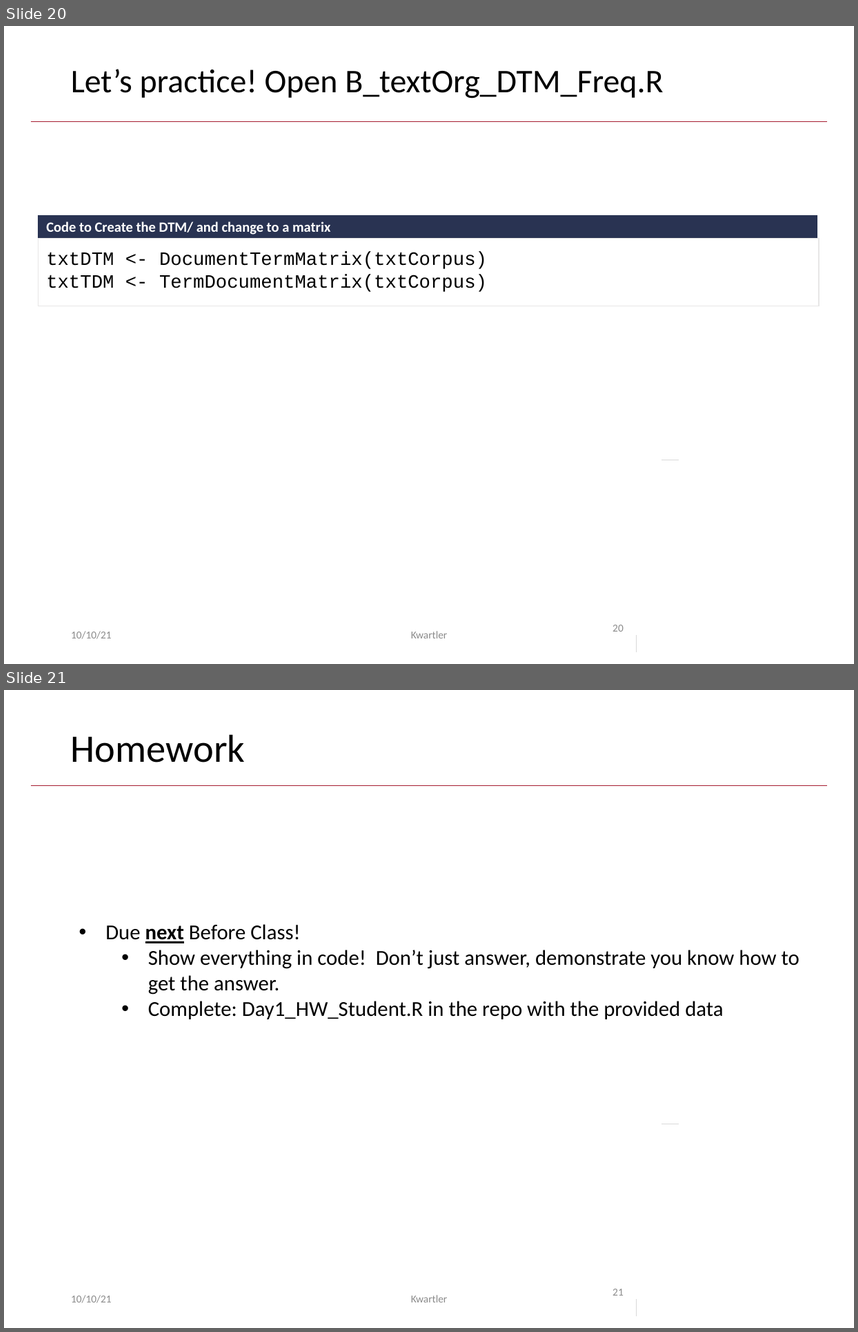
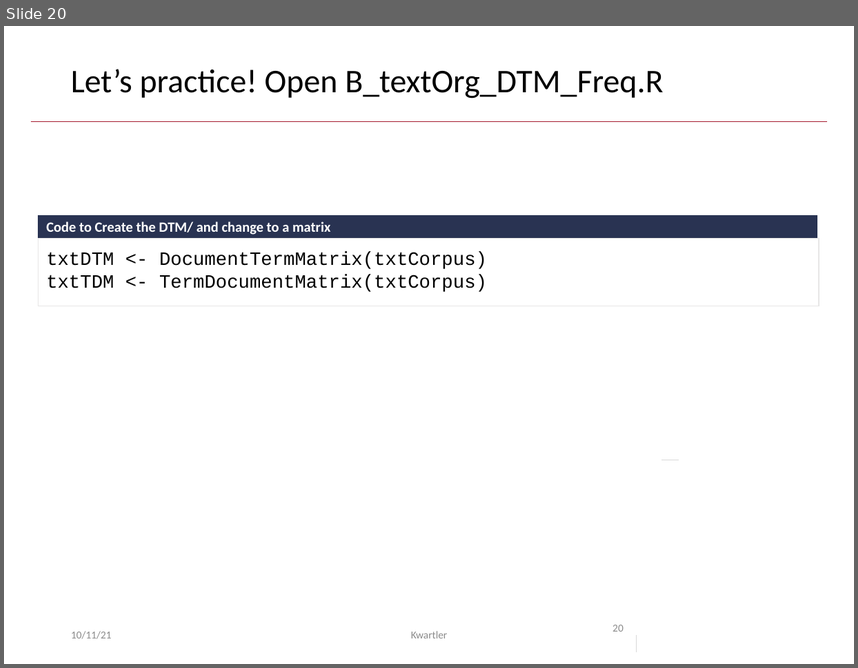
Before and after one commit to kwartler/LUX_NLP_student, a slide deck: lessons/oct12/Class2B_Preprocessing_TF.pptx. Shown one above the other, each under a label of ours: slides 20 and 21 before the commit, slide 20 after it. The pictures are 858x1332 and 858x668 pixels, drawn with LibreOffice and Linux fonts; fonts in the diff are those of the drawing. Boxes give left, top, right and bottom in pixels: in the first picture for what was removed or moved away, otherwise in the second. Text is boxed around its words. In the diff, an @@ line names an element or a change of style, - is before the commit and + after.

```diff
--- a/lessons/oct12/Class2B_Preprocessing_TF.pptx
+++ b/lessons/oct12/Class2B_Preprocessing_TF.pptx
@@ slide 21 removed at (4,690,854,1328), background #FFFFFF; not listed: 1 template element that a slide beside it also shows @@
@@ title removed at (71,734,245,762) @@
-Homework
@@ text removed at (105,924,800,1019) @@
-• Due next Before Class!
-  • Show everything in code! Don’t just answer, demonstrate you know how to get the answer.
-  • Complete: Day1_HW_Student.R in the repo with the provided data
@@ line removed from (662, 1123) to (679, 1123) @@
@@ page number removed at (613,1288,624,1295) @@
-21
@@ text removed at (71,1294,112,1303) @@
-10/10/21
@@ text removed at (411,1294,448,1302) @@
-Kwartler
@@ line removed from (635, 1299) to (635, 1316) @@
@@ slide 20 changed as well @@
@@ text at (71,630,112,639): text changed @@
-10/10/21
+10/11/21
```
Also in this commit, not shown: 19 other slides changed, 3 other files.
